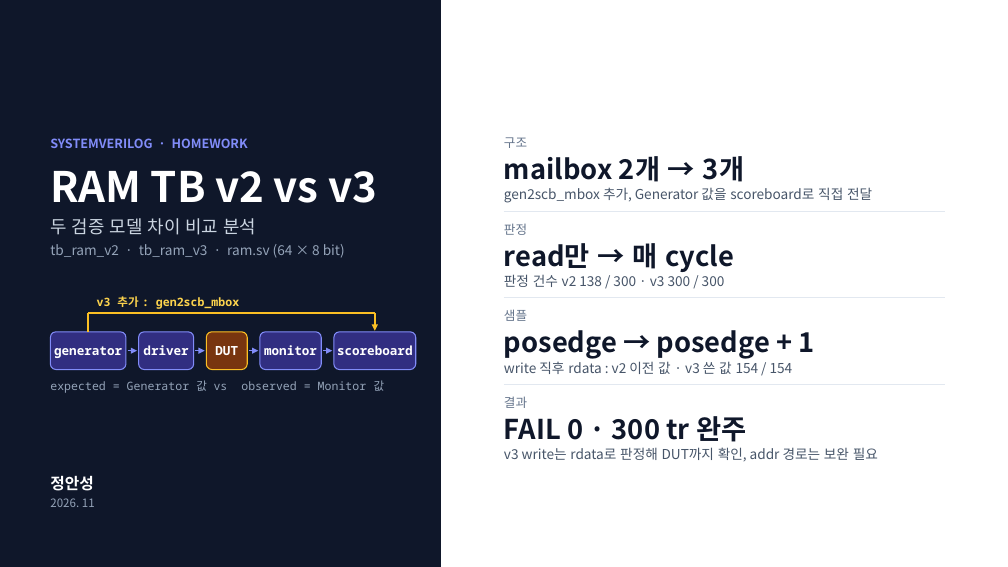
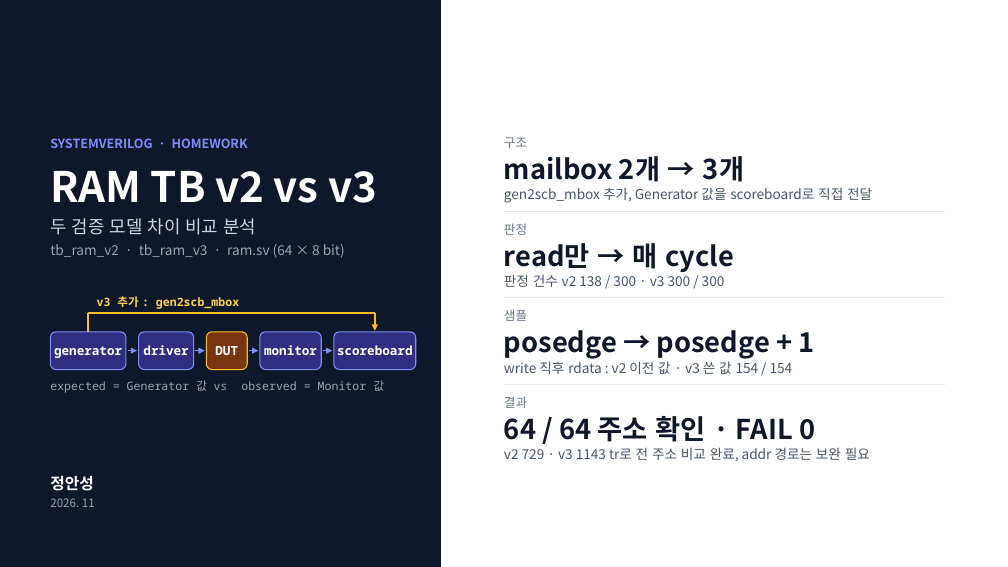
Before and after one commit to kimsacademy1234-max/System_Verilog, a slide deck: slide 1 of homework/verilog/15_SV_RAM_TB/HW_ram_v2_v3_정안성.pptx. Drawn at 1008x567 pixels with LibreOffice and Linux fonts; fonts in the diff are those of the drawing. Boxes give left, top, right and bottom in pixels: in the first picture for what was removed or moved away, otherwise in the second. Text is boxed around its words. In the diff, an @@ line names an element or a change of style, - is before the commit and + after.

```diff
--- a/homework/verilog/15_SV_RAM_TB/HW_ram_v2_v3_정안성.pptx
+++ b/homework/verilog/15_SV_RAM_TB/HW_ram_v2_v3_정안성.pptx
@@ text at (504,416,815,442): text changed @@
-FAIL 0 · 300 tr 완주
+64 / 64 주소 확인 · FAIL 0
@@ text at (504,447,870,461): text changed @@
-v3 write는 rdata로 판정해 DUT까지 확인, addr 경로는 보완 필요
+v2 729 · v3 1143 tr로 전 주소 비교 완료, addr 경로는 보완 필요
```
Also in this commit, not shown: 8 other slides changed, 4 slides added, 3 slides removed, 8 other files.
